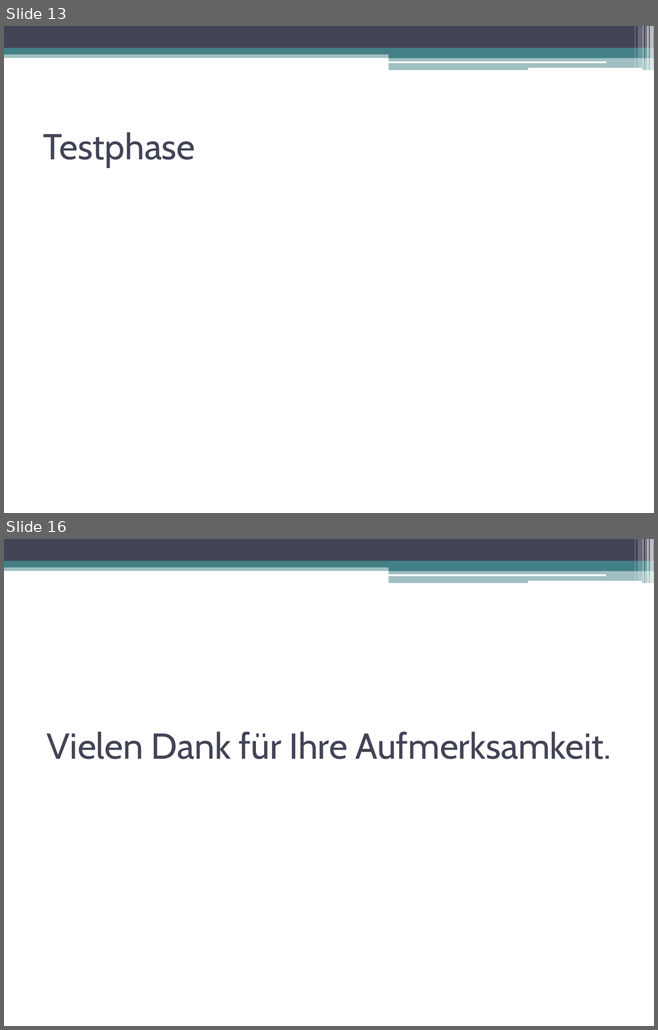
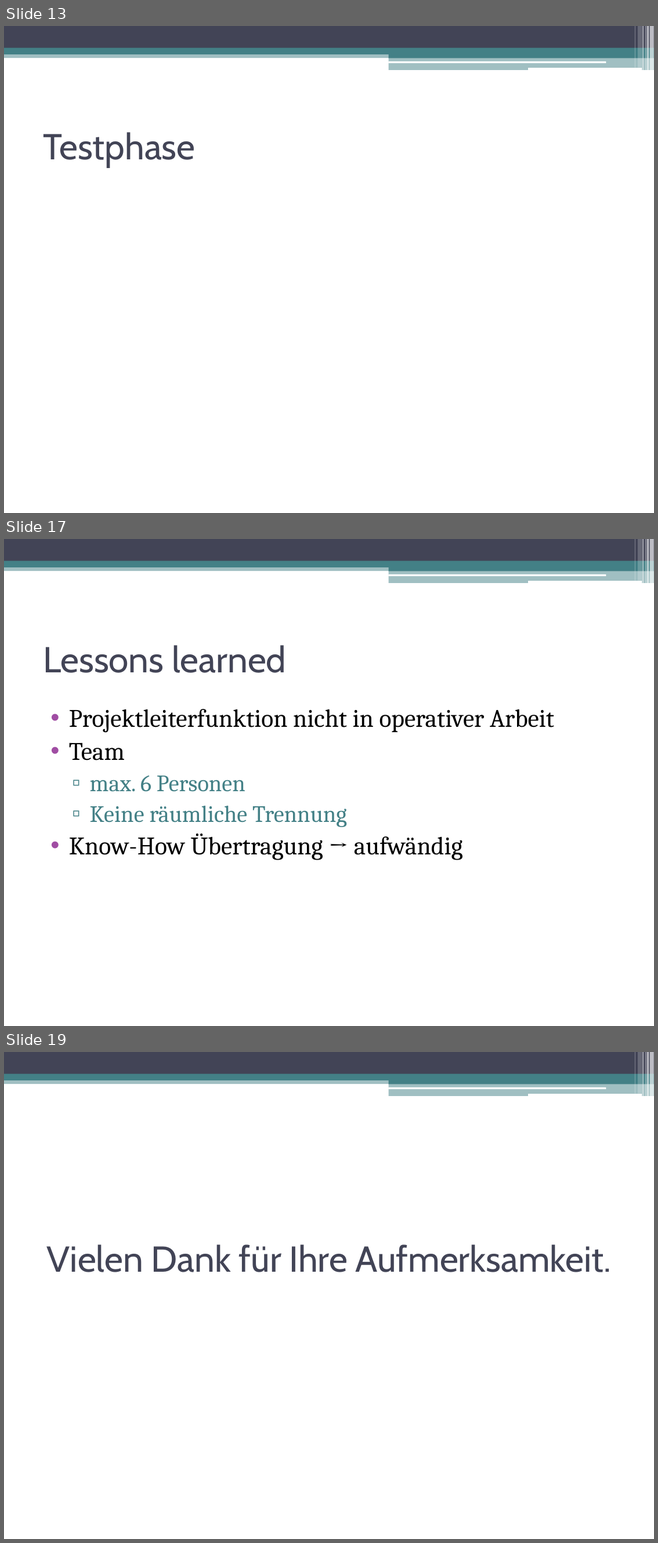
Before and after one commit to DanJoeHa/Fallstudie, a slide deck: Projektmanagement/Abschlusspräsentation.pptx. Shown one above the other, each under a label of ours: slides 13 and 16 before the commit, slides 13, 17 and 19 after it; the slides between them are not shown. The pictures are 658x1030 and 658x1543 pixels, drawn with LibreOffice and Linux fonts; fonts in the diff are those of the drawing. Boxes give left, top, right and bottom in pixels: in the first picture for what was removed or moved away, otherwise in the second. Text is boxed around its words. In the diff, an @@ line names an element or a change of style, - is before the commit and + after.

```diff
--- a/Projektmanagement/Abschlusspräsentation.pptx
+++ b/Projektmanagement/Abschlusspräsentation.pptx
@@ slide 17 added at box(4, 539, 654, 1026), background #FFFFFF; not listed: 13 template elements that a slide beside it also shows @@
@@ title added at box(43, 645, 286, 673), 40 pt, text #424456 @@
+Lessons learned
@@ text added at box(69, 709, 554, 860), 28 pt, text #000000 @@
+• Projektleiterfunktion nicht in operativer Arbeit
+• Team
+  ▫ max. 6 Personen
+  ▫ Keine räumliche Trennung
+• Know-How Übertragung → aufwändig
@@ what was slide 16 is now slide 19 @@
```
Also in this commit, not shown: 8 slides changed, 3 other slides added, 1 slide removed, 1 other file.
